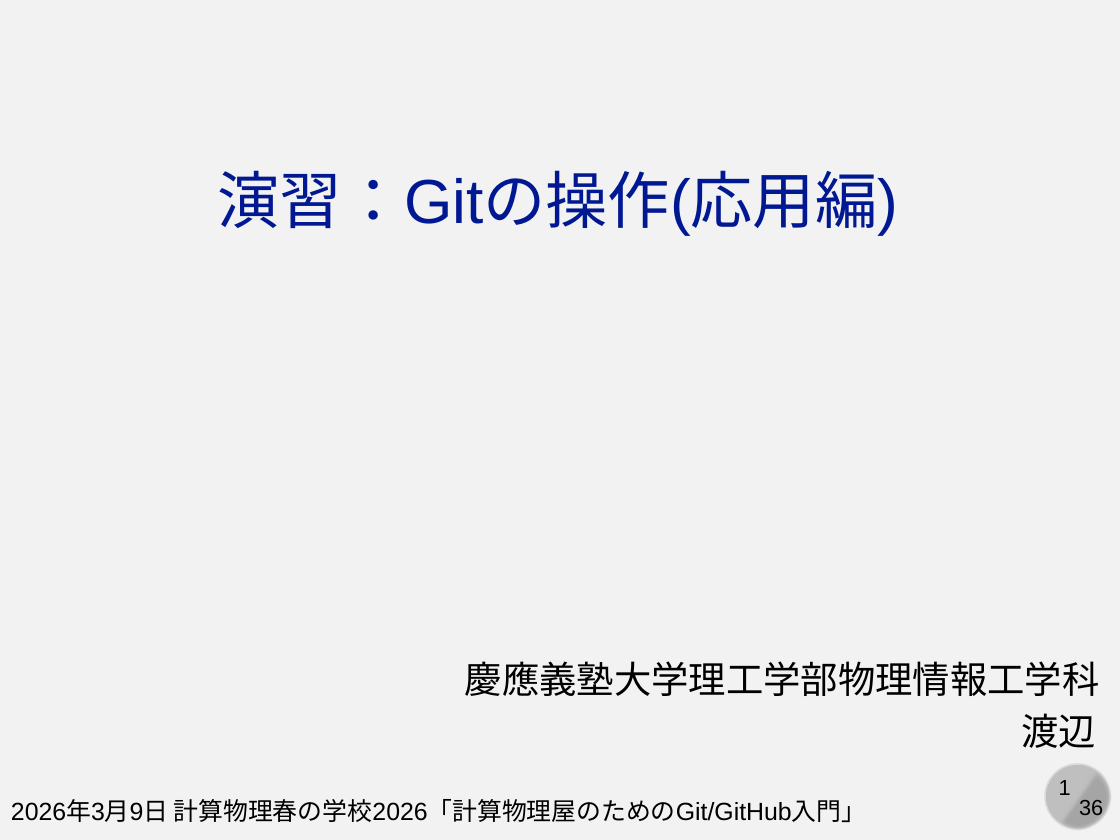
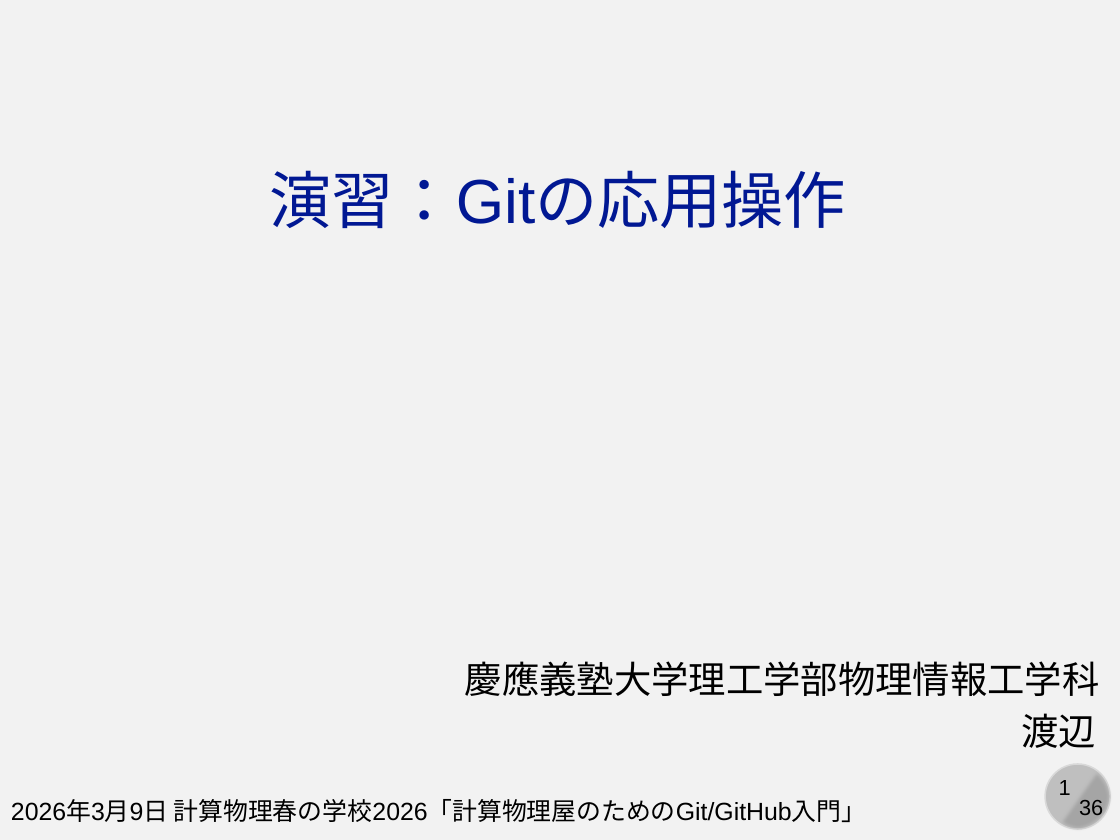
Before and after one commit to cpss2026-git/cpss2026-git.github.io, a slide deck: slide 1 of 05-practice-git-advanced/slides/05-git-advanced.pptx. Drawn at 1120x840 pixels with LibreOffice and Linux fonts; fonts in the diff are those of the drawing. Boxes give left, top, right and bottom in pixels: in the first picture for what was removed or moved away, otherwise in the second. Text is boxed around its words. In the diff, an @@ line names an element or a change of style, - is before the commit and + after.

```diff
--- a/05-practice-git-advanced/slides/05-git-advanced.pptx
+++ b/05-practice-git-advanced/slides/05-git-advanced.pptx
@@ text at (x1=269, y1=170, x2=846, y2=228): text changed @@
-演習：Gitの操作(応用編)
+演習：Gitの応用操作
```
Also in this commit, not shown: 1 other file.
